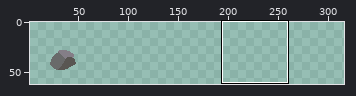
One commit to this pixel-art file: ProjectDonut/Content/Sprites/Map/World/Rock01.aseprite. Above, an overview of the earlier version with the close-up marked.
Close-up. Before the commit:
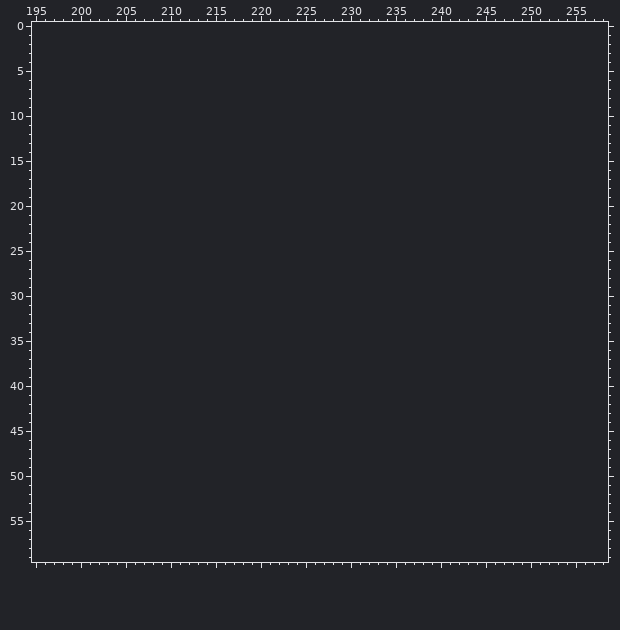
32x32 pixels, 1 frame. Shown: x 195..258, y 0..59. The old version is drawn lined up with the new one, on the new canvas. The wide view leaves out empty margins. The commit also changed other parts of the picture, which this record leaves out.
The result:
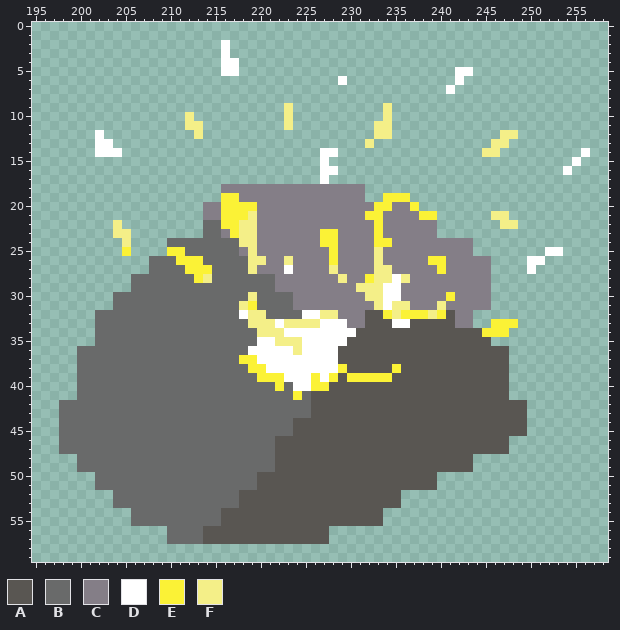
Palette (. is transparent): A #595652  B #696a6a  C #847e87  D #ffffff  E #fbf236  F #f4ef88
Edits made:
canvas 32x32 -> 320x64, the old top-left corner now at 19,19
y 2..3: x 216 . -> D
y 4: x 216..217 .. -> DD
y 5: x 216..217 .. -> DD; x 242..243 .. -> DD
y 6: x 229 . -> D; x 242 . -> D
y 7: x 241 . -> D
y 9: x 223 . -> F; x 234 . -> F
y 10: x 212 . -> F; x 223 . -> F; x 234 . -> F
y 11: x 212..213 .. -> FF; x 223 . -> F; x 233..234 .. -> FF
y 12: x 202 . -> D; x 213 . -> F; x 233..234 .. -> FF; x 247..248 .. -> FF
y 13: x 202..203 .. -> DD; x 232 . -> F; x 246..247 .. -> FF
y 14: x 202..204 ... -> DDD; x 227..228 .. -> DD; x 245..246 .. -> FF; x 256 . -> D
y 15: x 227 . -> D; x 255 . -> D
y 16: x 227..228 .. -> DD; x 254 . -> D
y 17: x 227 . -> D
y 18: x 216..231 ................ -> CCCCCCCCCCCCCCCC
y 19: x 216..231 ................ -> EECCCCCCCCCCCCCC; x 234..236 ... -> EEE
y 20: x 214..237 ........................ -> CCEEEECCCCCCCCCCCCCEECCE
y 21: x 214..239 .......................... -> CCEEEFCCCCCCCCCCCCEECCCCEE; x 246..247 .. -> FF
y 22: x 204 . -> F; x 214..239 .......................... -> BBEEFFCCCCCCCCCCCCCECCCCCC; x 247..248 .. -> FF
y 23: x 204..205 .. -> FF; x 214..239 .......................... -> BBCEFFCCCCCCCEECCCCECCCCCC
y 24: x 205 . -> F; x 210..243 .................................. -> BBBBBBBBFFCCCCCCCEECCCCEECCCCCCCCC
y 25: x 205 . -> E; x 210..243 .................................. -> EEBBBBBBCFCCCCCCCCECCCCFCCCCCCCCCC; x 252..253 .. -> DD
y 26: x 208..245 ...................................... -> BBBEEEBBBBBFFCCFCCCCECCCCFCCCCCEECCCCC; x 250..251 .. -> DD
y 27: x 208..245 ...................................... -> BBBBEEEBBBBFCCCDCCCCFCCCCFFCCCCCECCCCC; x 250 . -> D
y 28: x 206..245 ........................................ -> BBBBBBBEFBBBBBBBCCCCCCCFCCEFFDFCCCCCCCCC
y 29: x 206..245 ........................................ -> BBBBBBBBBBBBBBBBCCCCCCCCCFFFDDCCCCCCCCCC
y 30: x 204..245 .......................................... -> BBBBBBBBBBBBBBBFBBBBCCCCCCCCFFDDCCCCCECCCC
y 31: x 204..245 .......................................... -> BBBBBBBBBBBBBBFEBBBBCCCCCCCCCFDFFCCCFCCCCC
y 32: x 202..243 .......................................... -> BBBBBBBBBBBBBBBBDFFBBBBDDFFCCCAAEFEEEFEACC
y 33: x 202..243 .......................................... -> BBBBBBBBBBBBBBBBBFFFDFFFFDDDCCAAADDAAAAACC; x 246..248 ... -> EEE
y 34: x 202..247 .............................................. -> BBBBBBBBBBBBBBBBBBFFFDDDDDDDDAAAAAAAAAAAAAAEEE
y 35: x 202..245 ............................................ -> BBBBBBBBBBBBBBBBBBDDFFFDDDDDAAAAAAAAAAAAAAAA
y 36: x 200..247 ................................................ -> BBBBBBBBBBBBBBBBBBBDDDDDFDDDDAAAAAAAAAAAAAAAAAAA
y 37: x 200..247 ................................................ -> BBBBBBBBBBBBBBBBBBEEDDDDDDDDDAAAAAAAAAAAAAAAAAAA
y 38: x 200..247 ................................................ -> BBBBBBBBBBBBBBBBBBBEEDDDDDDDDEAAAAAEAAAAAAAAAAAA
y 39: x 200..247 ................................................ -> BBBBBBBBBBBBBBBBBBBBEEEDDDEDEAEEEEEAAAAAAAAAAAAA
y 40: x 200..247 ................................................ -> BBBBBBBBBBBBBBBBBBBBBBEBDDEEAAAAAAAAAAAAAAAAAAAA
y 41: x 200..247 ................................................ -> BBBBBBBBBBBBBBBBBBBBBBBBEBAAAAAAAAAAAAAAAAAAAAAA
y 42..43: x 198..249 .................................................... -> BBBBBBBBBBBBBBBBBBBBBBBBBBBBAAAAAAAAAAAAAAAAAAAAAAAA
y 44..45: x 198..249 .................................................... -> BBBBBBBBBBBBBBBBBBBBBBBBBBAAAAAAAAAAAAAAAAAAAAAAAAAA
y 46..47: x 198..247 .................................................. -> BBBBBBBBBBBBBBBBBBBBBBBBAAAAAAAAAAAAAAAAAAAAAAAAAA
y 48..49: x 200..243 ............................................ -> BBBBBBBBBBBBBBBBBBBBBBAAAAAAAAAAAAAAAAAAAAAA
y 50..51: x 202..239 ...................................... -> BBBBBBBBBBBBBBBBBBAAAAAAAAAAAAAAAAAAAA
y 52..53: x 204..235 ................................ -> BBBBBBBBBBBBBBAAAAAAAAAAAAAAAAAA
y 54..55: x 206..233 ............................ -> BBBBBBBBBBAAAAAAAAAAAAAAAAAA
y 56..57: x 210..227 .................. -> BBBBAAAAAAAAAAAAAA
